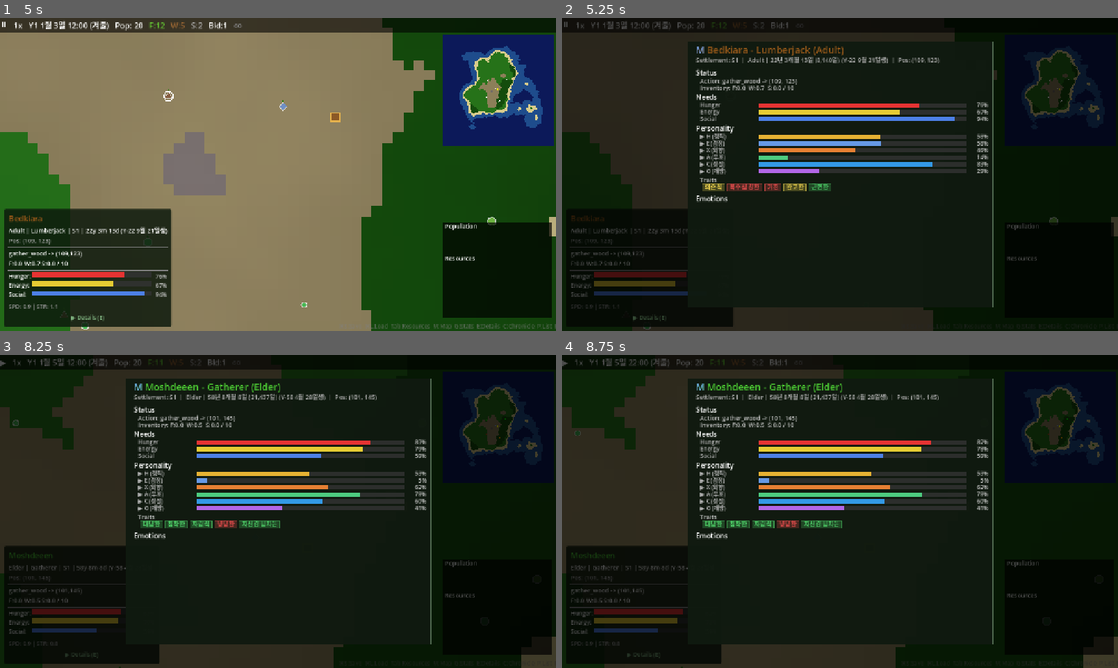
Above: before the commit, frames 1-4 (two rows, left to right).
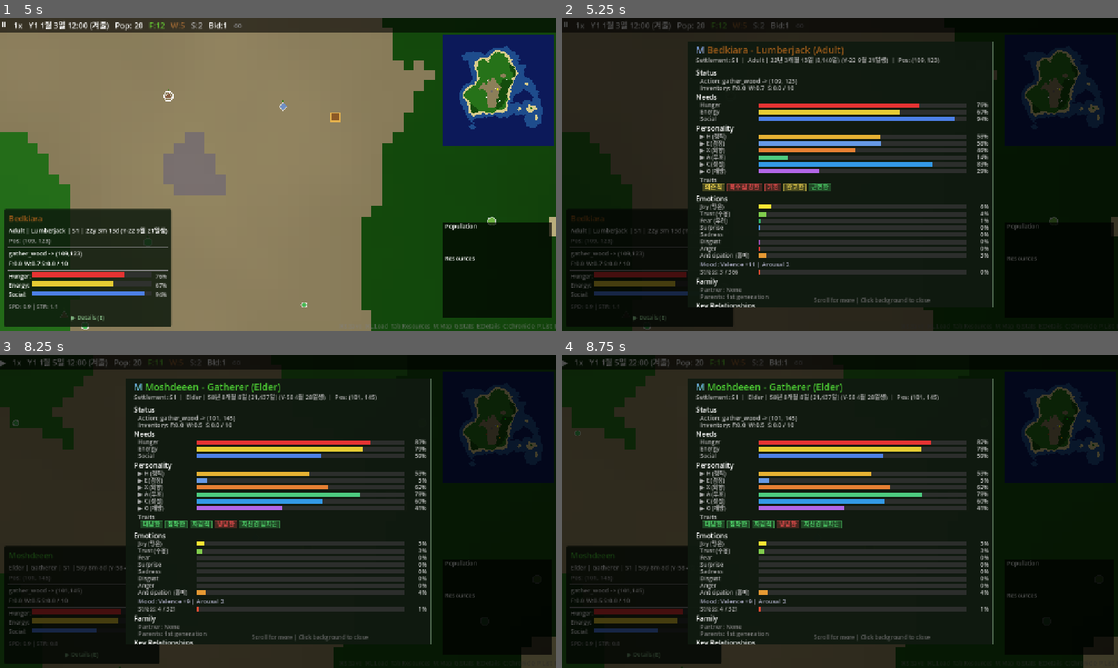
Above: after the commit, the same moments.

Repository: hyunlord/new-world
Game: Godot game, scene res://scenes/main/main.tscn
Two runs of this game, one before a commit and one after it. Both use one fixed random seed, a clock stepped at 60 frames per second and the inputs below.
Inputs (mouse positions are in pixels of both pictures, inside the frame that each line leads up to):
- Up to frame 1 (5 s): tap Enter at 0.5, 3.5 s; drag from (494, 89) to (333, 105) at 0.52 s; drag from (494, 271) to (250, 237) at 1.27 s; tap Space at 2, 3.77 s; move the mouse to (278, 174) at 2.02 s; hold D 2.03-2.75 s; tap Tab at 2.1 s; click (278, 174) at 2.17 s; drag from (250, 237) to (111, 127) at 2.77 s; move the mouse to (444, 221) at 3.52 s; hold A 3.53-4.25 s; tap G at 3.6 s; drag from (111, 127) to (194, 96) at 4.27 s
- Up to frame 2 (5.25 s): click "▶ Details (E)" at 5 s
- Up to frame 3 (8.25 s): tap Space at 5.75, 7.52 s; move the mouse to (278, 511) at 5.77 s; hold S 5.78-6.5 s; tap N at 5.85 s; click (278, 511) at 5.92 s; drag from (194, 433) to (166, 527) at 6.52 s; move the mouse to (400, 495) at 7.27 s; hold W 7.28-8 s; tap P at 7.35 s; drag from (278, 511) to (250, 574) at 8.02 s
- Up to frame 4 (8.75 s): no input

Frame 1 is identical in both runs. In frame 2, 6.1% of the frame differs, in the area x 24-77%, y 59-93%; in frame 3, 6.1%; in frame 4, 6.1%.
Error before the commit: Invalid access to property or key 'EMOTION_ORDER' on a base object of type 'GDScript'. (res://scripts/ui/entity_detail_panel.gd:292)

Commit message:
fix: access emotion instance vars through entity instead of class ref
_EmotionDataRef.EMOTION_ORDER/LABELS/DYAD_LABELS were instance variables
set in _init(), not class-level constants — inaccessible via preload.
Now reads from ed (entity.emotion_data) instance directly.

Co-Authored-By: Claude Sonnet 4.5 <noreply@anthropic.com>

Diff:
--- a/scripts/ui/entity_detail_panel.gd
+++ b/scripts/ui/entity_detail_panel.gd
@@ -285,14 +285,13 @@
 
 	# ── Emotions (Plutchik 8) ──
 	cy = _draw_section_header(font, cx, cy, "Emotions")
-	var _EmotionDataRef = preload("res://scripts/core/emotion_data.gd")
 	if entity.emotion_data != null:
 		var ed: RefCounted = entity.emotion_data
 		# Draw 8 emotion bars with intensity labels
-		for i in range(_EmotionDataRef.EMOTION_ORDER.size()):
-			var emo_id: String = _EmotionDataRef.EMOTION_ORDER[i]
+		for i in range(ed._emotion_order.size()):
+			var emo_id: String = ed._emotion_order[i]
 			var val: float = ed.get_emotion(emo_id) / 100.0  # Normalize to 0-1 for _draw_bar
-			var label_en: String = _EmotionDataRef.EMOTION_LABELS_EN.get(emo_id, emo_id)
+			var label_en: String = ed._emotion_labels_en.get(emo_id, emo_id)
 			var label_kr: String = ed.get_intensity_label_kr(emo_id)
 			var display_label: String = label_en
 			if label_kr != "":
@@ -312,7 +311,7 @@
 			for di in range(active_dyads.size()):
 				var dyad: Dictionary = active_dyads[di]
 				var dyad_id: String = dyad.get("id", "")
-				var dyad_kr: String = _EmotionDataRef.DYAD_LABELS_KR.get(dyad_id, dyad_id)
+				var dyad_kr: String = ed._dyad_labels_kr.get(dyad_id, dyad_id)
 				var dyad_text: String = dyad_kr
 				var text_w: float = font.get_string_size(dyad_text, HORIZONTAL_ALIGNMENT_LEFT, -1, GameConfig.get_font_size("popup_body")).x
 				# Check if badge fits on current line
